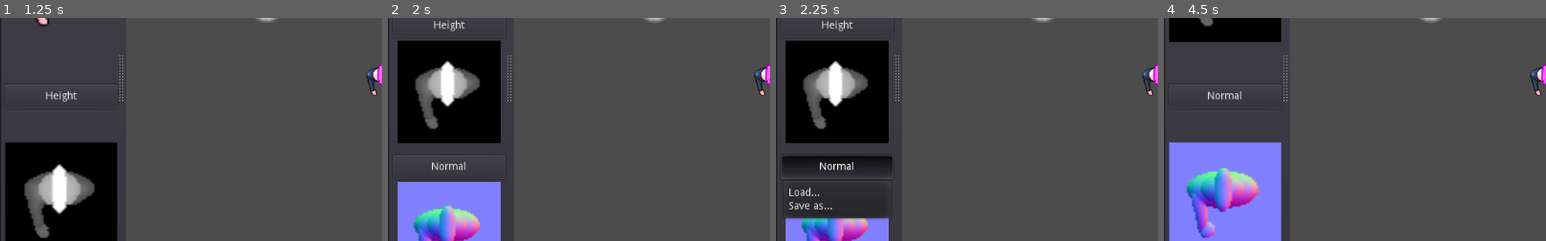
Above: before the commit, frames 1-4 (left to right).
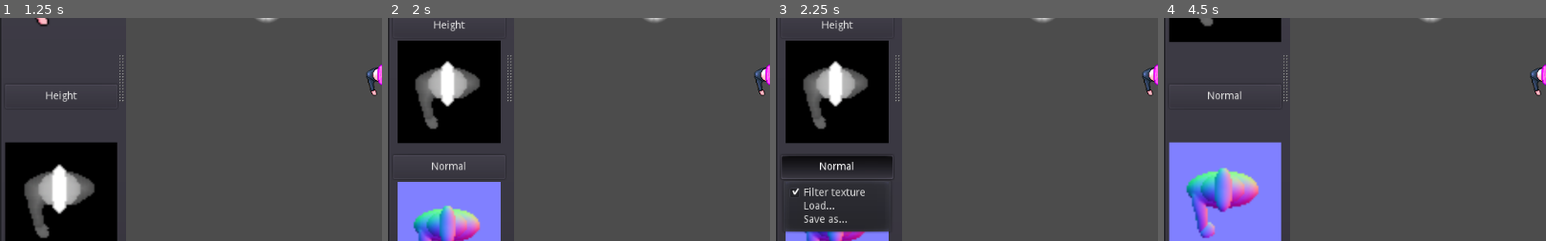
Above: after the commit, the same moments.

Repository: gilzoide/raise-and-shine
Game: Godot game, scene res://mainUI/Main.tscn
The game is run twice, just before and just after one commit, with the same random seed, the same clock (stepped at 60 frames per second) and the same inputs.
Inputs:
- Up to frame 1 (1.25 s): click "Normal" at 0.5 s
- Up to frame 2 (2 s): click "Normal" at 1.25 s
- Up to frame 3 (2.25 s): click "Normal" at 2 s
- Up to frame 4 (4.5 s): click "Normal" at 2.75 s; click "File" at 3.5 s; click "Albedo" at 4.25 s
The pictures show only the part of the screen within x 0-50%, y 39-89%; the shares and areas given below are measured in that part.

Frames 1-2 are identical in both runs. In frame 3, 2.5% of the frame differs, in the area x 2-30%, y 76-97%; in frame 4, nothing differs.

Commit message:
Add checkbox for toggling texture filtering

Diff:
--- a/src/editor/TextureSlot.gd
+++ b/src/editor/TextureSlot.gd
@@ -7,6 +7,7 @@
 }
 
 enum {
+	TOGGLE_FILTER,
 	LOAD_IMAGE,
 	SAVE_IMAGE_AS,
 }
@@ -15,18 +16,23 @@
 export(Resource) var project = preload("res://editor/project/ActiveEditorProject.tres")
 
 onready var title_menu_button = $Title
+onready var menu_popup = title_menu_button.get_popup()
 onready var texture_rect = $TextureRect
 
 func _ready() -> void:
 	title_menu_button.text = MapTypes.map_name(type)
 	texture_rect.texture = MapTypes.map_texture(type)
-	var menu_popup = title_menu_button.get_popup()
+	menu_popup.add_check_item("Filter texture", TOGGLE_FILTER)
+	menu_popup.set_item_checked(TOGGLE_FILTER, texture_rect.texture.flags & Texture.FLAG_FILTER)
 	menu_popup.add_item("Load...", LOAD_IMAGE)
 	menu_popup.add_item("Save as...", SAVE_IMAGE_AS)
 	menu_popup.connect("id_pressed", self, "_on_menu_id_pressed")
 
 func _on_menu_id_pressed(id: int) -> void:
-	if id == LOAD_IMAGE:
+	if id == TOGGLE_FILTER:
+		texture_rect.texture.flags ^= Texture.FLAG_FILTER
+		menu_popup.set_item_checked(TOGGLE_FILTER, texture_rect.texture.flags & Texture.FLAG_FILTER)
+	elif id == LOAD_IMAGE:
 		project.load_image_dialog(type)
 	elif id == SAVE_IMAGE_AS:
 		project.save_image_dialog(type)
